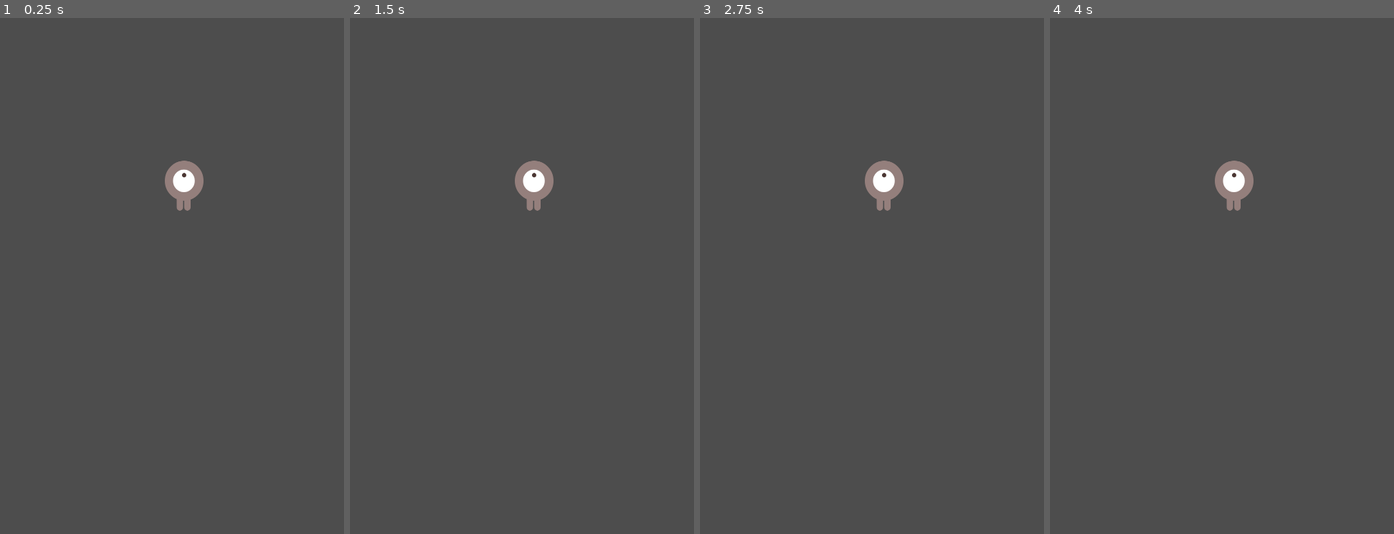
Above: before the commit, frames 1-4 (left to right).
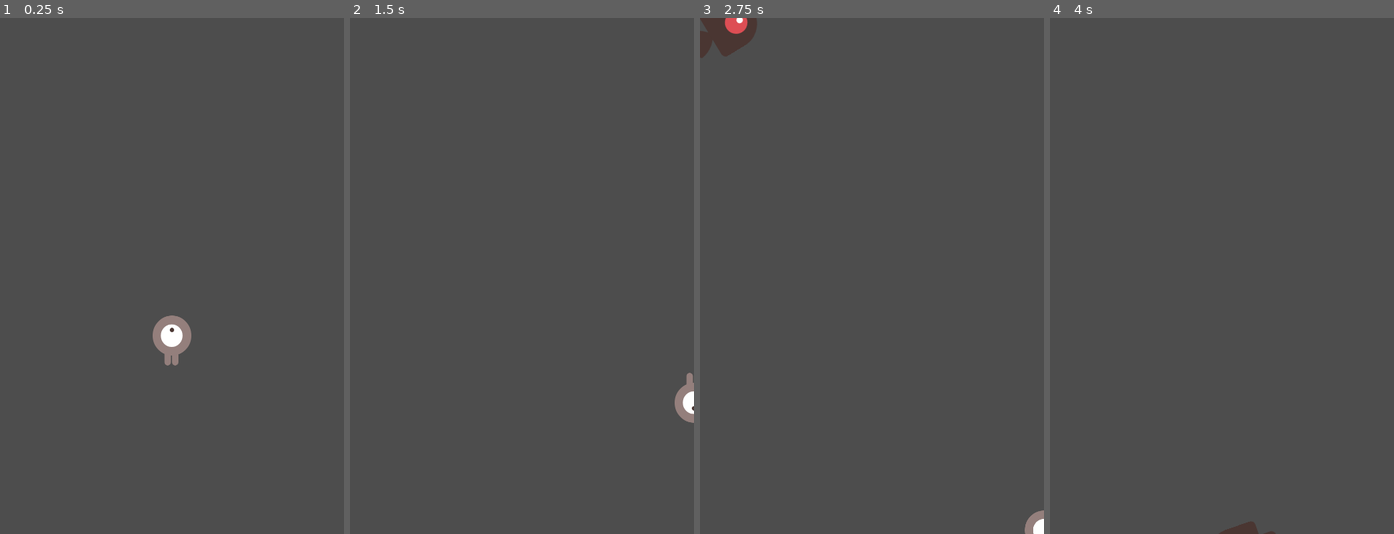
Above: after the commit, the same moments.

Repository: martinlartintin/TP-Godot
Game: Godot game, scene res://art/main.tscn
Same seed, same stepped clock (60 frames per second), same inputs: the game is played once before the commit and once after it. Before the commit the project starts from res://player.tscn.
Inputs:
- Up to frame 1 (0.25 s): no input
- Up to frame 2 (1.5 s): tap Enter at 0.5 s; hold Right (move_right) 0.53-1.28 s; hold Down (move_down) from 1.28 s (still down)
- Up to frame 3 (2.75 s): release Down (move_down) at 2.03 s; hold Right (move_right) from 2.03 s (still down)
- Up to frame 4 (4 s): release Right (move_right) at 2.78 s; hold Up (move_up) 2.78-3.53 s; hold Left (move_left) from 3.53 s (still down)

The runs differ from the first frame. In frame 1, 1.5% of the frame differs, in the area x 44-60%, y 27-68%; in frame 2, 1.1%; in frame 3, 1.9%, in the area x 0-100%, y 0-100%; in frame 4, 0.9%.

Commit message:
la escena principal del juego

Diff:
--- /dev/null
+++ b/art/main.tscn
@@ -0,0 +1,40 @@
+[gd_scene load_steps=5 format=3 uid="uid://do6lneymjnawt"]
+
+[ext_resource type="Script" uid="uid://dr2igdpymahsd" path="res://main.gd" id="1_c0xuc"]
+[ext_resource type="PackedScene" uid="uid://b3wkaju8q1dm3" path="res://art/mob.tscn" id="2_05qjn"]
+[ext_resource type="PackedScene" uid="uid://dmw4blu3pbhhv" path="res://player.tscn" id="2_ahbd8"]
+
+[sub_resource type="Curve2D" id="Curve2D_ahbd8"]
+_data = {
+"points": PackedVector2Array(0, 0, 0, 0, 0, 0, 0, 0, 0, 0, 480, 0, 0, 0, 0, 0, 480, 720, 0, 0, 0, 0, 0, 720, 0, 0, 0, 0, 0, 0)
+}
+point_count = 5
+
+[node name="Main" type="Node"]
+script = ExtResource("1_c0xuc")
+mob_scene = ExtResource("2_05qjn")
+
+[node name="Player" parent="." instance=ExtResource("2_ahbd8")]
+
+[node name="MobTimer" type="Timer" parent="."]
+wait_time = 0.5
+
+[node name="ScoreTimer" type="Timer" parent="."]
+
+[node name="StartTimer" type="Timer" parent="."]
+wait_time = 2.0
+one_shot = true
+
+[node name="StartPosition" type="Marker2D" parent="."]
+visibility_layer = 0
+position = Vector2(240, 450)
+
+[node name="MobPath" type="Path2D" parent="."]
+curve = SubResource("Curve2D_ahbd8")
+
+[node name="MobSpawnLocation" type="PathFollow2D" parent="MobPath"]
+
+[connection signal="hit" from="Player" to="." method="Game_over"]
+[connection signal="timeout" from="MobTimer" to="." method="_on_mob_timer_timeout"]
+[connection signal="timeout" from="ScoreTimer" to="." method="_on_score_timer_timeout"]
+[connection signal="timeout" from="StartTimer" to="." method="_on_start_timer_timeout"]
--- a/art/mob.tscn
+++ b/art/mob.tscn
@@ -52,11 +52,12 @@
 collision_mask = 0
 gravity_scale = 0.0
 script = ExtResource("1_g4t6j")
+metadata/_edit_group_ = true
 
 [node name="AnimatedSprite2D" type="AnimatedSprite2D" parent="."]
 scale = Vector2(0.75, 0.75)
 sprite_frames = SubResource("SpriteFrames_sa8te")
-animation = &"walk"
+animation = &"fly"
 
 [node name="CollisionShape2D" type="CollisionShape2D" parent="."]
 rotation = 1.5708
--- /dev/null
+++ b/main.gd
@@ -0,0 +1,46 @@
+extends Node
+
+@export var mob_scene: PackedScene
+var score
+
+
+func _on_mob_timer_timeout():
+	var mob = mob_scene.instantiate()
+
+	var MobSpawnLocation = $MobPath/MobSpawnLocation
+	MobSpawnLocation.progress_ratio = randf()
+
+	mob.position = MobSpawnLocation.position
+
+	var direction = MobSpawnLocation.rotation + PI / 2
+
+	direction += randf_range(-PI / 4, PI / 4)
+	mob.rotation = direction
+
+	var velocity = Vector2(randf_range(150.0, 250.0), 0.0)
+	mob.linear_velocity = velocity.rotated(direction)
+
+	add_child(mob)
+
+func Game_over() -> void:
+	pass
+	$ScoreTimer.stop()
+	$MobTimer.stop()
+
+func new_game():
+	score = 0
+	$Player.start($StartPosition.position)
+	$StartTimer.start()
+
+
+func _on_score_timer_timeout() -> void:
+	pass
+	score += 1
+
+func _on_start_timer_timeout() -> void:
+	pass
+	$MobTimer.start()
+	$ScoreTimer.start()
+
+func _ready():
+	new_game()
--- a/player.gd
+++ b/player.gd
@@ -1,5 +1,4 @@
 extends Area2D
-
 signal hit
 
 @export var speed = 400
@@ -7,7 +6,7 @@
 
 func _ready():
 	screen_size = get_viewport_rect().size
-	hide()
+pass
 
 func _process(delta):
 	var velocity = Vector2.ZERO
@@ -45,7 +44,7 @@
 		$AnimatedSprite2D.flip_v = velocity.y > 0
 
 
-func _on_body_entered(body: Node2D) -> void:
+func _on_body_entered(_body: Node2D) -> void:
 	pass
 	hide()
 	hit.emit()
--- a/player.tscn
+++ b/player.tscn
@@ -1,6 +1,7 @@
-[gd_scene load_steps=7 format=3 uid="uid://dmw4blu3pbhhv"]
+[gd_scene load_steps=8 format=3 uid="uid://dmw4blu3pbhhv"]
 
 [ext_resource type="Texture2D" uid="uid://cx1yy5fmhaifl" path="res://art/playerGrey_up1.png" id="1_hqtel"]
+[ext_resource type="Script" uid="uid://ya6ut676r2pq" path="res://player.gd" id="1_sweqy"]
 [ext_resource type="Texture2D" uid="uid://dolymkydff2fh" path="res://art/playerGrey_up2.png" id="2_sweqy"]
 [ext_resource type="Texture2D" uid="uid://q52q882sahwo" path="res://art/playerGrey_walk1.png" id="3_2hs0m"]
 [ext_resource type="Texture2D" uid="uid://dd347avirq83r" path="res://art/playerGrey_walk2.png" id="4_1jxqw"]
@@ -37,6 +38,7 @@
 [node name="Player" type="Area2D"]
 position = Vector2(257, 234)
 scale = Vector2(1, 1.02904)
+script = ExtResource("1_sweqy")
 metadata/_edit_group_ = true
 
 [node name="AnimatedSprite2D" type="AnimatedSprite2D" parent="."]
--- a/project.godot
+++ b/project.godot
@@ -11,7 +11,7 @@
 [application]
 
 config/name="TP prototipado"
-run/main_scene="uid://dmw4blu3pbhhv"
+run/main_scene="uid://do6lneymjnawt"
 config/features=PackedStringArray("4.4", "Forward Plus")
 config/icon="res://icon.svg"
 
Not shown, added: main.gd.uid
